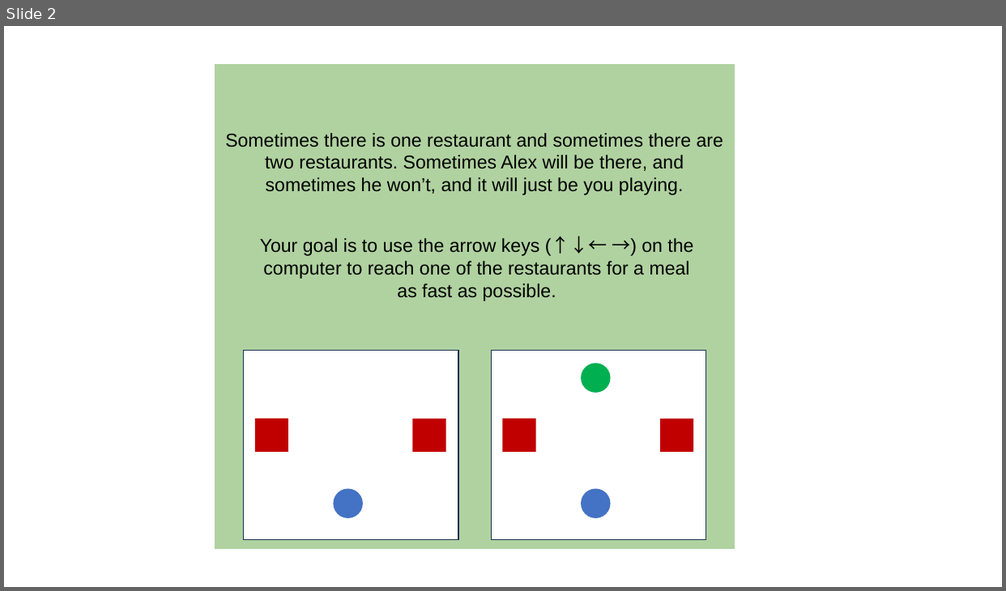
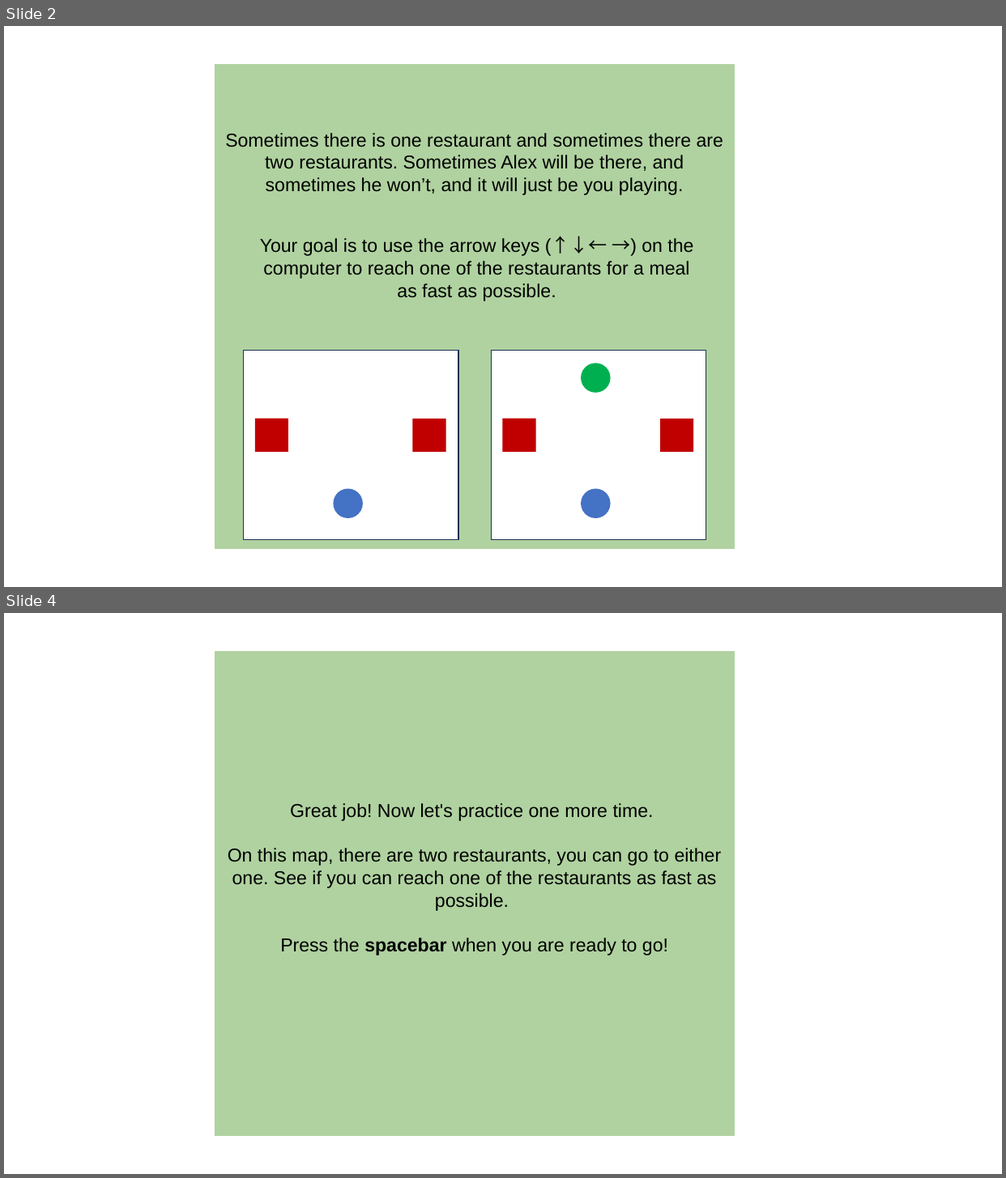
Before and after one commit to chengshaozhe/DukeVIP, a slide deck: SCC-version1.1/introduction_text.pptx. Shown one above the other, each under a label of ours: slide 2 before the commit, slides 2 and 4 after it; the slides between them are not shown. The pictures are 1006x591 and 1006x1178 pixels, drawn with LibreOffice and Linux fonts; fonts in the diff are those of the drawing. Boxes give left, top, right and bottom in pixels: in the first picture for what was removed or moved away, otherwise in the second. Text is boxed around its words. In the diff, an @@ line names an element or a change of style, - is before the commit and + after.

```diff
--- a/SCC-version1.1/introduction_text.pptx
+++ b/SCC-version1.1/introduction_text.pptx
@@ slide 4 added at bbox=[4, 613, 1002, 1174], background #FFFFFF @@
@@ rectangle added at bbox=[215, 652, 734, 1135], fill #B0D2A0, outline #B0D2A0 1 pt @@
@@ rectangle added at bbox=[215, 652, 727, 1135], fill #B0D2A0, outline #B0D2A0 1 pt @@
@@ text added at bbox=[228, 803, 722, 956], 18 pt, text #000000 @@
+Great job! Now let's practice one more time.
+On this map, there are two restaurants, you can go to either one. See if you can reach one of the restaurants as fast as possible.
+Press the spacebar when you are ready to go!
```
Also in this commit, not shown: 4 other slides added, 1 slide removed, 5 other files.
